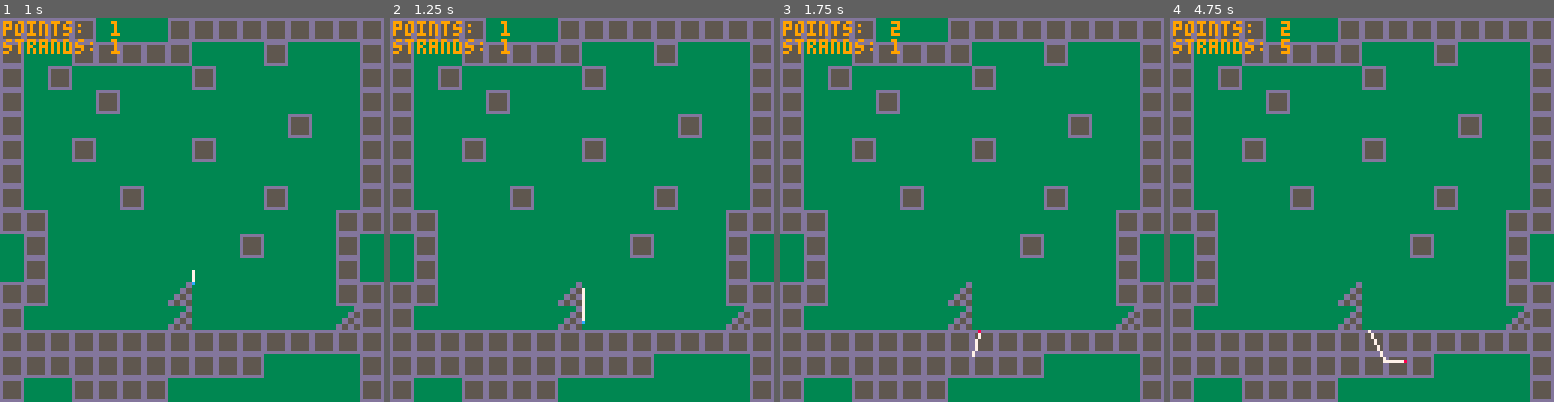
Above: before the commit, frames 1-4 (left to right).
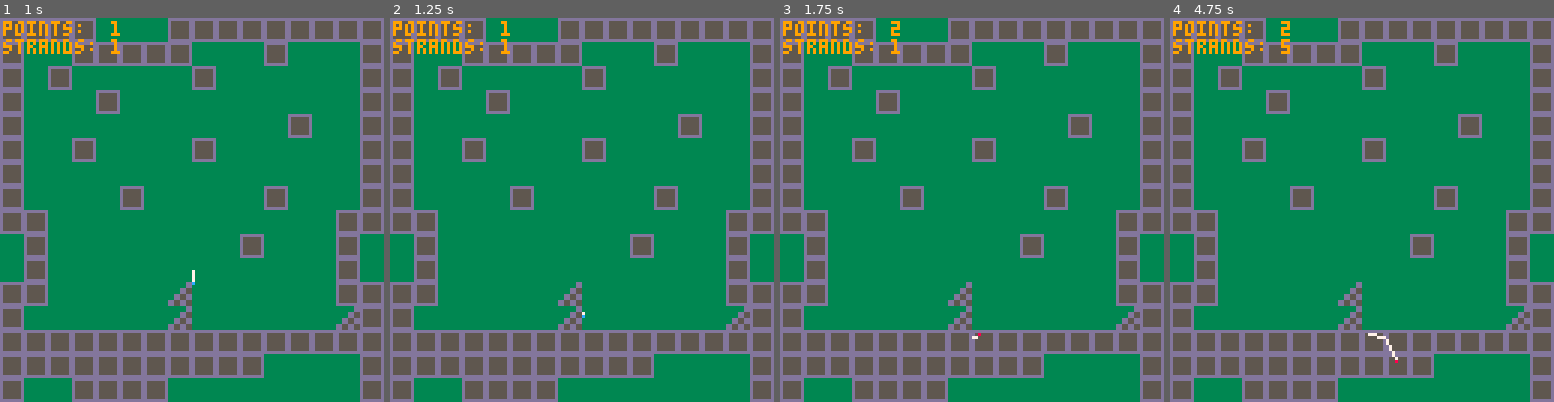
Above: after the commit, the same moments.

Repository: aylanonsense/8-legs-to-love
Game: PICO-8 cartridge spider.p8
The game is run twice, just before and just after one commit, with the same random seed, the same clock (stepped at 60 frames per second) and the same inputs.
Inputs:
- Up to frame 1 (1 s): tap O (Z key) at 0.7 s
- Up to frame 2 (1.25 s): no input
- Up to frame 3 (1.75 s): hold Right from 1.6 s (still down); tap O (Z key) at 1.7 s
- Up to frame 4 (4.75 s): release Right at 2.1 s; tap O (Z key) every 0.4 s from 2.1 to 4.5 s; hold Up 2.15-2.42 s; hold Right 2.47-3.03 s; hold Left 3.08-3.58 s; hold Down 3.63-3.97 s; hold Right 4.02-4.68 s; hold Up from 4.73 s (still down)

Frame 1 is identical in both runs. In frame 2, less than 0.1% of the frame differs, in the area x 50-51%, y 70-80%; in frame 3, less than 0.1%; in frame 4, 0.2%, in the area x 51-62%, y 81-90%.

Commit message:
Can no longer attach end point to start point

Diff:
--- a/spider.p8
+++ b/spider.p8
@@ -92,7 +92,7 @@
 		["physics"]={
 			["initial_speed"]=1,
 			["initial_tautness"]=0.00,
-			["dist_between_points"]=10,
+			["dist_between_points"]=5,
 			["gravity"]=0.02,
 			["friction"]=0.95,
 			["elasticity"]=1.00,
@@ -174,6 +174,7 @@
 		["is_on_tile"]=false,
 		["is_alive"]=true,
 		["web_type"]=1,
+		["spun_web_start_point"]=nil,
 		["attached_web_strand"]=nil,
 		["frames_to_web_spin"]=0,
 		["is_spinning_web"]=false,
@@ -218,6 +219,7 @@
 	-- if the spider's web gets cut off at the base, it's no longer spinning web
 	if spider.attached_web_strand and not spider.attached_web_strand.is_alive then
 		spider.attached_web_strand=nil
+		spider.spun_web_start_point=nil
 		spider.is_spinning_web=false
 		mark_all_points_as_not_being_spun()
 	end
@@ -225,16 +227,17 @@
 	-- start spinning web when z is first pressed
 	if not spider.attached_web_strand and btnp(4) then
 		spider.is_spinning_web=true
-		spider.frames_to_web_spin=web_types[spider.web_type].physics.dist_between_points
+		spider.frames_to_web_spin=web_types[spider.web_type].physics.dist_between_points/2
 		local start_point
 		local square_dist
-		start_point,square_dist=calc_closest_web_point(spider.x,spider.y,true)
+		start_point,square_dist=calc_closest_web_point(spider.x,spider.y,true,nil)
 		-- if we can't find a point nearby to attach to, create a new one
 		if not start_point or square_dist>spider.web_attach_dist*spider.web_attach_dist or
 			(spider.is_on_tile and not start_point.has_been_anchored) then
 			start_point=create_web_point_at_spider(is_solid_tile_at_spider())
 		end
 		spider.attached_web_strand=create_web_strand(spider,start_point)
+		spider.spun_web_start_point=start_point
 
 	-- stop spinning web when z is released
 	elseif spider.is_spinning_web and not btn(4) then
@@ -244,7 +247,7 @@
 	elseif spider.attached_web_strand and not spider.is_spinning_web and btnp(4) then
 		local end_point
 		local square_dist
-		end_point,square_dist=calc_closest_web_point(spider.x,spider.y,true)
+		end_point,square_dist=calc_closest_web_point(spider.x,spider.y,true,spider.spun_web_start_point.id)
 		-- if we can't find a point nearby to attach to, create a new one
 		if not end_point or square_dist>spider.web_attach_dist*spider.web_attach_dist or
 			(spider.is_on_tile and not end_point.has_been_anchored) then
@@ -253,6 +256,7 @@
 		create_web_strand(spider.attached_web_strand.end_obj,end_point)
 		spider.attached_web_strand.is_alive=false
 		spider.attached_web_strand=nil
+		spider.spun_web_start_point=nil
 		mark_all_points_as_not_being_spun()
 	end
 
@@ -331,13 +335,15 @@
 	end
 end
 
+next_web_point_id=0
 function create_web_point_at_spider(is_fixed)
 	local physics=web_types[spider.web_type].physics
 	local web_point={
+		["id"]=next_web_point_id,
 		["x"]=spider.x,
 		["y"]=spider.y,
 		["vx"]=spider.vx-physics.initial_speed*spider.facing_x,
-		["vy"]=1+spider.vy-physics.initial_speed*spider.facing_y,
+		["vy"]=-0+spider.vy-physics.initial_speed*spider.facing_y,
 		["is_alive"]=true,
 		["is_fixed"]=is_fixed,
 		["is_being_spun"]=true,
@@ -354,6 +360,7 @@
 		web_point.vx=0
 		web_point.vy=0
 	end
+	next_web_point_id+=1
 	add(web_points,web_point)
 	return web_point
 end
@@ -466,15 +473,11 @@
 end
 
 function draw_web_strand(web_strand)
-	if web_strand.percent_elasticity_remaining>=1.00 then
+	if web_strand.percent_elasticity_remaining>0.75 then
 		color(7)
-	elseif web_strand.percent_elasticity_remaining>0.75 then
-		color(12)
-	elseif web_strand.percent_elasticity_remaining>0.50 then
-		color(11)
+	elseif web_strand.percent_elasticity_remaining>0.5 then
+		color(15)
 	elseif web_strand.percent_elasticity_remaining>0.25 then
-		color(10)
-	elseif web_strand.percent_elasticity_remaining>0.00 then
 		color(9)
 	else
 		color(8)
@@ -574,13 +577,15 @@
 	end
 end
 
-function calc_closest_web_point(x,y,allow_freefalling)
+function calc_closest_web_point(x,y,allow_freefalling,exception_web_point_id)
 	local i
 	local square_dist
 	local closest_web_point=nil
 	local closest_square_dist=nil
 	for i=1,#web_points do
-		if not web_points[i].is_being_spun and (allow_freefalling or web_points[i].has_been_anchored) then
+		if not web_points[i].is_being_spun and
+			(not exception_web_point_id or web_points[i].id!=exception_web_point_id) and
+			(allow_freefalling or web_points[i].has_been_anchored) then
 			square_dist=calc_square_dist_between_points(x,y,web_points[i].x,web_points[i].y)
 			if closest_square_dist==nil or square_dist<closest_square_dist then
 				closest_web_point=web_points[i]
@@ -594,7 +599,7 @@
 function calc_closest_spot_on_web(x,y,allow_freefalling)
 	local closest_web_point
 	local closest_square_dist
-	closest_web_point,closest_square_dist=calc_closest_web_point(x,y,allow_freefalling)
+	closest_web_point,closest_square_dist=calc_closest_web_point(x,y,allow_freefalling,nil)
 	local closest_x=nil
 	local closest_y=nil
 	if closest_web_point then
